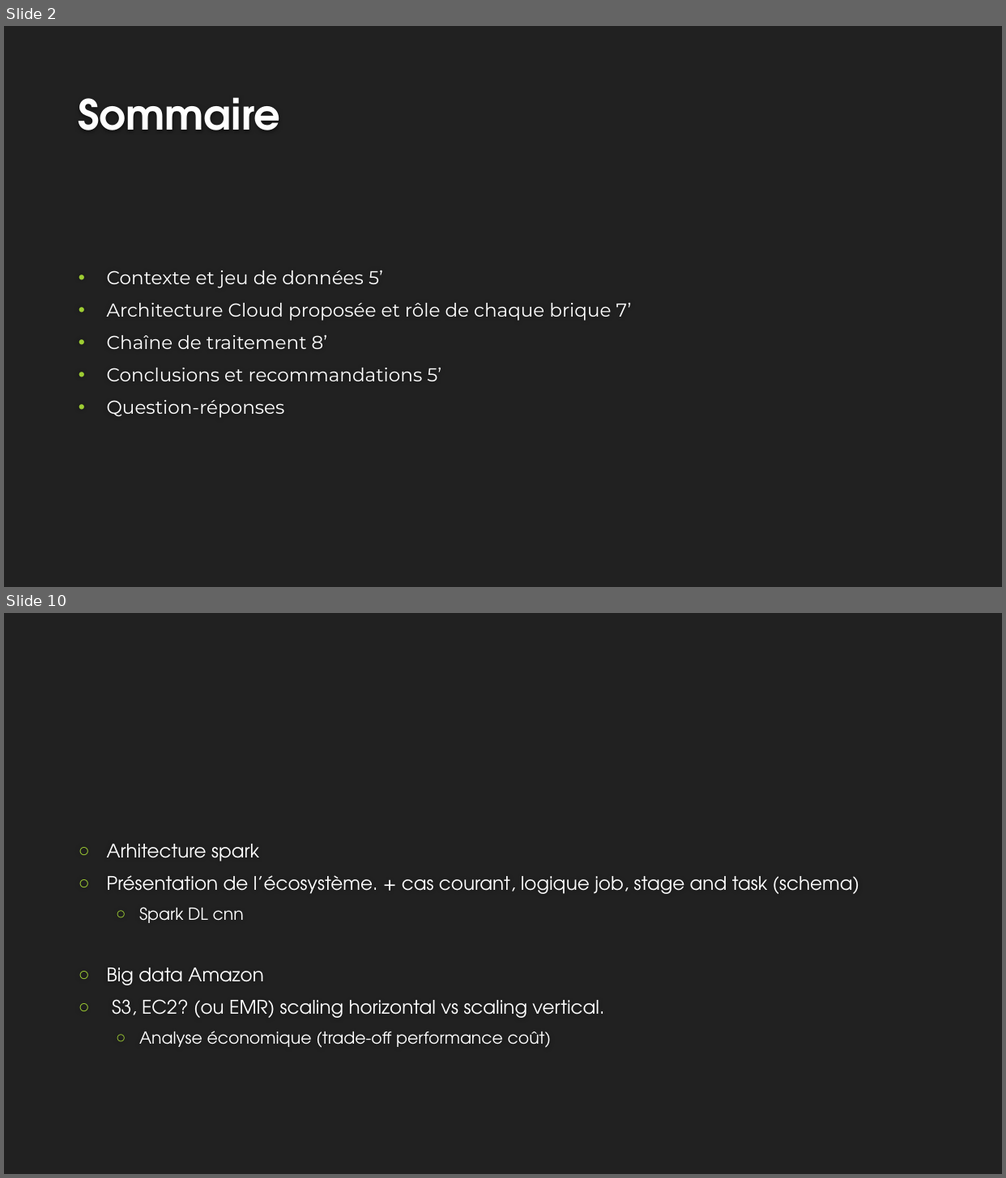
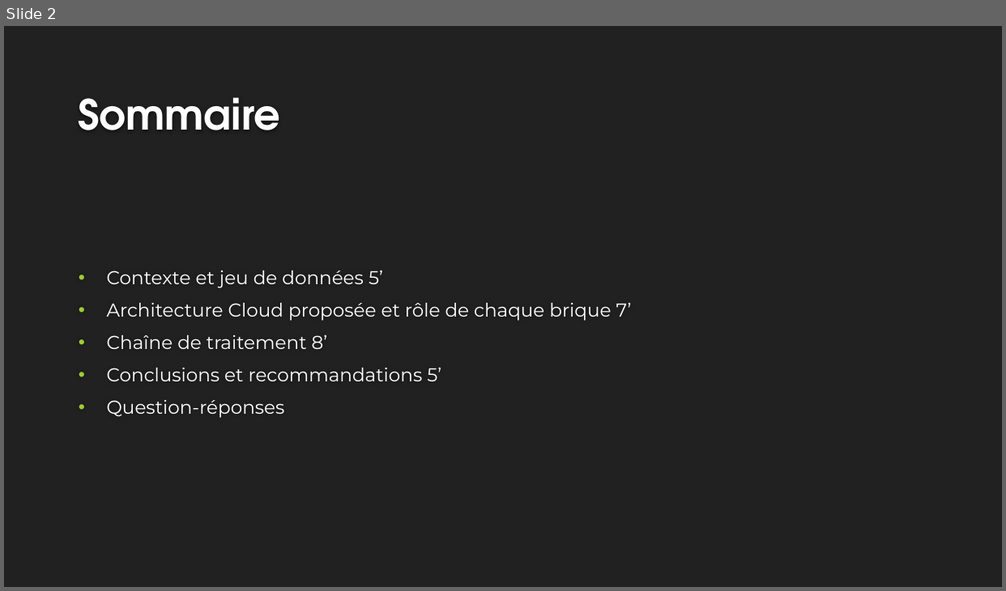
Before and after one commit to EtienneLardeur/P8_FruitsRecognition, a slide deck: P8_Big_Data.pptx. Shown one above the other, each under a label of ours: slides 2 and 10 before the commit, slide 2 after it; the slides between them are not shown. The pictures are 1006x1178 and 1006x591 pixels, drawn with LibreOffice and Linux fonts; fonts in the diff are those of the drawing; background and template pictures are left out. Boxes give left, top, right and bottom in pixels: in the first picture for what was removed or moved away, otherwise in the second. Text is boxed around its words. In the diff, an @@ line names an element or a change of style, - is before the commit and + after.

Commit message:
Update P8_Big_Data.pptx
il ne manque plus que le cloud !

```diff
--- a/P8_Big_Data.pptx
+++ b/P8_Big_Data.pptx
@@ slide 10 removed at (4, 613, 1002, 1174), background #212121 @@
@@ text removed at (107, 844, 859, 1048) @@
-○ Arhitecture spark
-○ Présentation de l’écosystème. + cas courant, logique job, stage and task (schema)
-  ○ Spark DL cnn
-○ Big data Amazon
-○ S3, EC2? (ou EMR) scaling horizontal vs scaling vertical.
-  ○ Analyse économique (trade-off performance coût)
```
Also in this commit, not shown: 7 slides changed, 1 slide added, 2 other slides removed.
